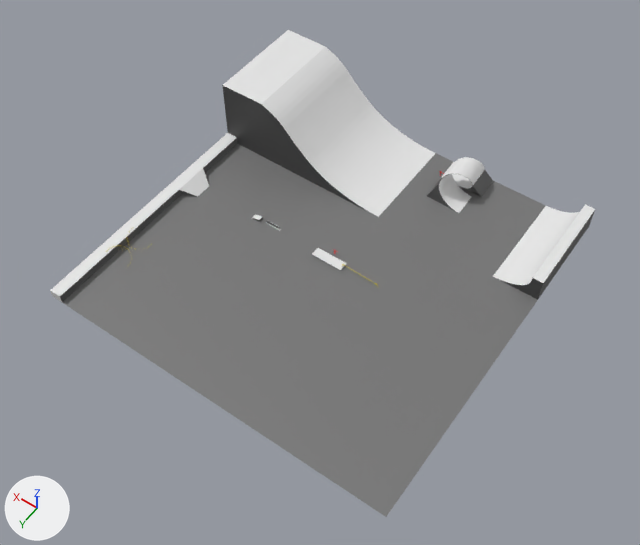
Before and after pictures for a commit that changed the Blender file Skate Park Scene Trial.blend.
Rendered twice from a 50 mm lens placed at (-82.2, 119.2, 179.9), pointed at (-2.7, 7.8, 4.9). The axes (+X, +Y, +Z) are drawn at lower left. The lights are the same throughout.

Objects in the first picture: 'Cube', 'Ground', 'LargeQuarterPipe', 'Loop', 'MassiveRamp'.
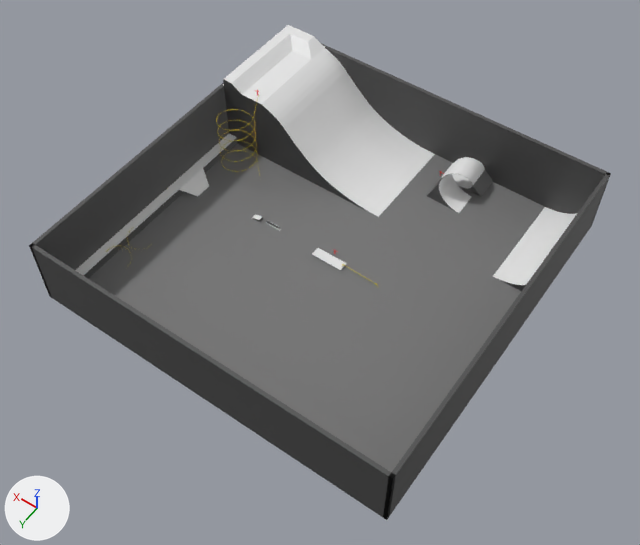
Commit message: Added looping rail and top ramp

Diff of the bpy script that builds the scene:
```diff
--- a/Skate Park Scene Trial.blend.py
+++ b/Skate Park Scene Trial.blend.py
@@ me_plane_004 @@
+me_plane_004.from_pydata([(-3.4325, 0.1648, -0.2057), (-3.3874, 0.153, -0.2057), (-3.4325, 0.1648, -0.1684), (-3.3874, 0.153, -0.1684), (-3.4405, 0.1669, -0.1809), (-3.4405, 0.1669, -0.1933), (-3.4175, 0.1609, -0.2123), (-3.4024, 0.1569, -0.2123), (-3.3794, 0.1509, -0.1933), (-3.3794, 0.1509, -0.1809), (-3.4024, 0.1569, -0.1619), (-3.4175, 0.1609, -0.1619)], [(5, 0), (7, 1), (9, 3), (11, 2), (2, 4), (4, 5), (0, 6), (6, 7), (1, 8), (8, 9), (3, 10), (10, 11)], [])
+me_plane_004.materials.append(mat_rails)  # yellow #e7ce0a
@@ me_plane @@
+me_plane.from_pydata([(-1.2, -5.5, -1.2), (-1.2, -3.5, -1.2), (-1.2, -5.5, 1.0), (-1.2, -7.2, -1.2), (0.7, -7.2, -1.2), (-1.2, -7.2, 1.0), (0.7, -7.2, 1.0), (-2.0, -3.5, -1.2), (-2.0, -7.2, -1.2), (0.7, 9.1, -1.2), (0.7, 9.1, 1.0), (0.1, -5.5, 1.0), (0.1, 9.1, -1.2), (0.1, 9.1, 1.0), (-0.6, 9.1, -1.2), (-0.6, -3.5, -1.2), (-0.6, -3.5, -1.2)], [(2, 7)], [(12, 13, 14), (0, 2, 5, 3), (0, 1, 2), (4, 3, 5, 6), (9, 4, 6, 10), (16, 11, 15), (1, 7, 8, 5, 2), (3, 8, 5), (5, 2, 11, 13, 10, 6), (9, 10, 13, 12), (16, 15, 14, 13, 11, 2, 1)])
+for i in [0, 3, 4, 7, 9]: me_plane.polygons[i].material_index = 1
+me_plane.materials.append(mat_material)  # white #e7e7e7
+me_plane.materials.append(mat_edges)  # dark grey #4f4f4f
@@ ob_wall @@
 ob_wall.scale = (0.5, 50.5, 10.0)
-ob_wall.hide_set(True)
@@ ob_wall_001 @@
 ob_wall_001.scale = (0.5, 50.5, 10.0)
-ob_wall_001.hide_set(True)
@@ ob_wall_002 @@
 ob_wall_002.scale = (50.5, 0.5, 10.0)
-ob_wall_002.hide_set(True)
@@ ob_wall_003 @@
 ob_wall_003.scale = (50.5, 0.5, 10.0)
-ob_wall_003.hide_set(True)
@@ ob_spiralrail @@
+ob_spiralrail = bpy.data.objects.new('SpiralRail', me_plane_004)
+ob_spiralrail.location = (39.8, -12.9, 19.7)
+ob_spiralrail.rotation_euler = (3.142, 0.0, 0.587)  # degrees (180, 0, 34)
+ob_spiralrail.scale = (1.48, 1.48, 1.6)
+_m = ob_spiralrail.modifiers.new('Screw', 'SCREW')
+_m.steps = 20
+_m.render_steps = 287
+_m.iterations = 5
+_m.screw_offset = 2.4
@@ ob_topramp @@
+ob_topramp = bpy.data.objects.new('TopRamp', me_plane)
+ob_topramp.location = (46.1, -36.6, 21.2)
+ob_topramp.scale = (4.81, 1.81, 1.0)
```

Pixel boxes [x1, y1, x2, y2] of what changed, in the pictures (640 x 545 px):
'Wall.002', shown: after [30, 243, 395, 519]
'Wall.003', shown: after [321, 43, 610, 226]
'Wall.001', shown: after [29, 83, 229, 298]
'Wall', shown: after [383, 172, 611, 520]
'TopRamp', added: after [223, 25, 325, 94]
    faces in mat_material (white #e7e7e7): [224, 25, 325, 94]
'SpiralRail', added: after [216, 109, 258, 172]
